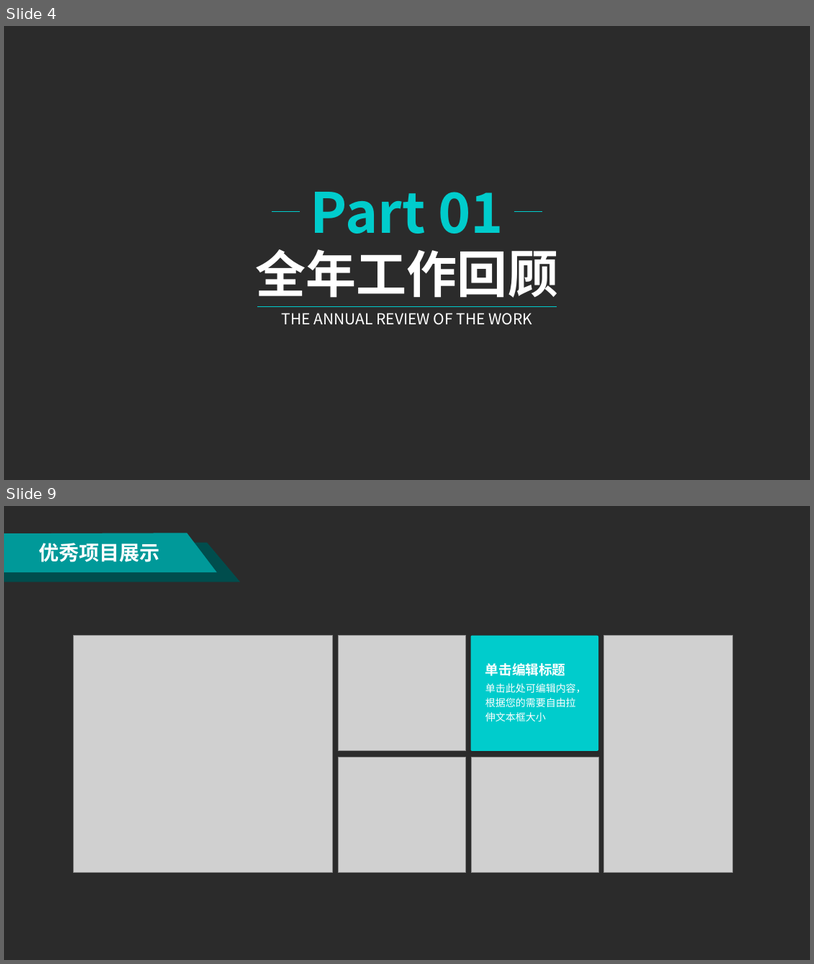
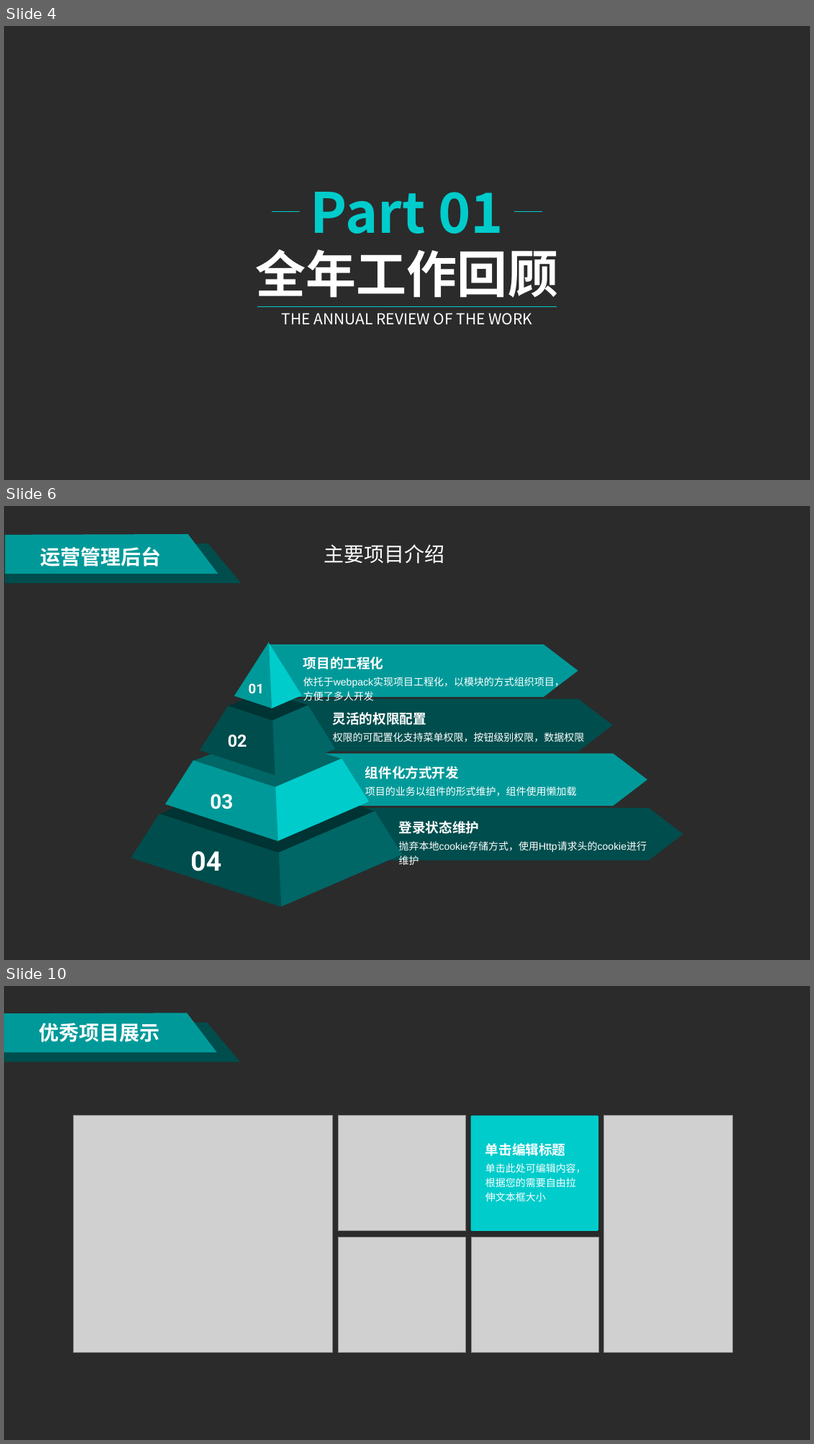
Before and after one commit to beyondverage0908/blog, a slide deck: 工作报告/2019年述职报告.pptx. Shown one above the other, each under a label of ours: slides 4 and 9 before the commit, slides 4, 6 and 10 after it; the slides between them are not shown. The pictures are 814x964 and 814x1444 pixels, drawn with LibreOffice and Linux fonts; fonts in the diff are those of the drawing; grey boxes stand for pictures; background and template pictures are left out; a plain dark background stands for a picture behind light text. Boxes give left, top, right and bottom in pixels: in the first picture for what was removed or moved away, otherwise in the second. Text is boxed around its words. In the diff, an @@ line names an element or a change of style, - is before the commit and + after.

```diff
--- a/工作报告/2019年述职报告.pptx
+++ b/工作报告/2019年述职报告.pptx
@@ slide 6 added at box(4, 506, 810, 960), background picture (left out) @@
@@ freeform shape added at box(5, 543, 242, 583), fill #004D4D @@
@@ freeform shape added at box(5, 534, 218, 573), fill #009999 @@
@@ text added at box(40, 547, 161, 566), 24 pt, text #FFFFFF, bold @@
+运营管理后台
@@ text added at box(324, 544, 445, 564), 24 pt, text #FFFFFF @@
+主要项目介绍
@@ group added at box(131, 642, 684, 906): 11 freeform shapes, 8 texts, 4 right arrows @@
+04
+03
+02
+01
+项目的工程化
+依托于webpack实现项目工程化，以模块的方式组织项目，方便了多人开发
+灵活的权限配置
+权限的可配置化支持菜单权限，按钮级别权限，数据权限
+组件化方式开发
+项目的业务以组件的形式维护，组件使用懒加载
+登录状态维护
+抛弃本地cookie存储方式，使用Http请求头的cookie进行维护
@@ what was slide 9 is now slide 10 @@
```
Also in this commit, not shown: 3 slides changed, 2 other slides added, 2 slides removed.
